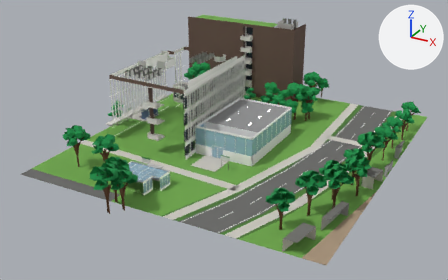
What one commit did to the FBX model unity/KatsushikaCampusDays/Assets/Models/Interiors/lab2.fbx.
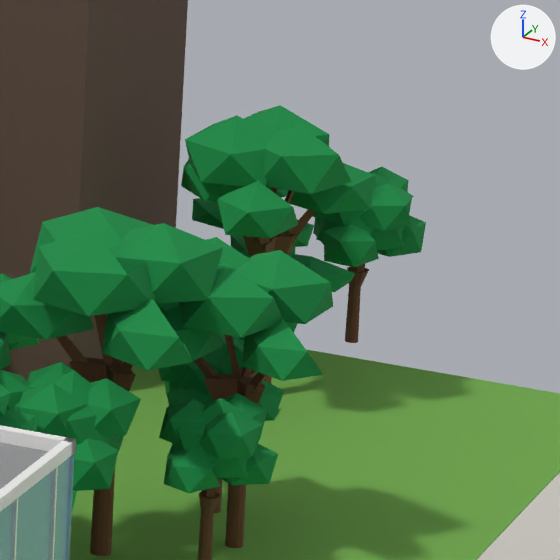
The first picture shows the older version from a 50 mm lens placed at (68.7, -118.5, 66.1), pointed at (-0.4, 7.1, 3.3). The close-ups show the older and then the newer version on the part from 63% to 77% of the width and 22% to 43% of the height of that picture. Only the edits that show in the close-ups are written down. Arrows for +X, +Y and +Z are at upper right; the lights stay in place. Where no turn or scale is listed for an object, it has been applied to the vertices.

The scene before the commit, as lines of its bpy script (objects in view):
```python
ob_ext_lab2 = bpy.data.objects.new('ext_lab2', me_ext_lab2)
ob_ext_lab2.location = (0.0, 0.0, 0.0)
ob_ext_lab2_trees = bpy.data.objects.new('ext_lab2_trees', me_ext_lab2_trees)
ob_ext_lab2_trees.location = (0.0, 0.0, 0.0)
ob_wall_lab2 = bpy.data.objects.new('wall_lab2', me_wall_lab2)
ob_wall_lab2.location = (0.0, 0.0, 0.0)
```
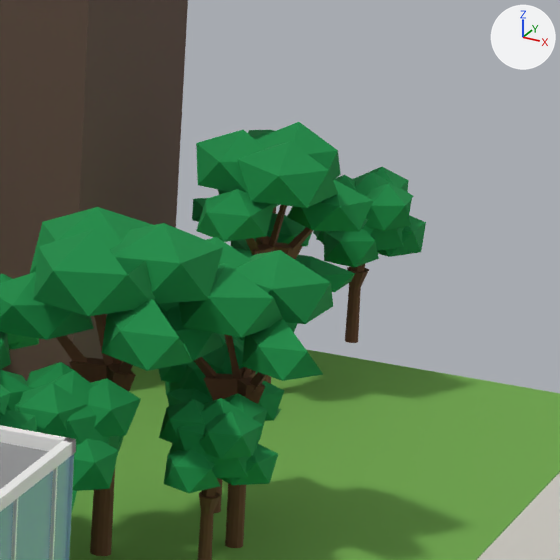
Pixel boxes (x1, y1, x2, y2) of what changed, in the close-ups (560 x 560 px; the box of a moved part takes in the faces that stretch with it):
'ext_lab2_trees', reshaped: before (0, 105, 426, 560); after (0, 122, 426, 560)
part 1 of me_ext_lab2_trees, moved or reshaped (not visible afterwards): before (260, 237, 271, 247)
part 2 of me_ext_lab2_trees, moved or reshaped (mostly hidden): before (285, 190, 294, 203); after (261, 236, 269, 245)
part 3 of me_ext_lab2_trees, moved or reshaped: before (286, 210, 315, 244); after (288, 227, 312, 251)
part 4 of me_ext_lab2_trees, rebuilt: before (264, 125, 351, 194); after (237, 142, 338, 208)
part 5 of me_ext_lab2_trees, rebuilt: before (288, 163, 375, 214); after (287, 180, 373, 231)
part 6 of me_ext_lab2_trees, rebuilt: before (243, 105, 329, 147); after (256, 122, 341, 180)
part 7 of me_ext_lab2_trees, moved or reshaped: before (181, 115, 298, 384); after (196, 130, 303, 384)

What changed in the scene script:
```text
Change me_ext_lab2_trees:
    used by ob_ext_lab2_trees; location = (0.0, 0.0, 0.0)
    remove me_ext_lab2_trees.from_pydata(...)  # 4872 vertices, 3744 faces; spans x -37.5..39.9, y -35.4..60.1, z 0.0..11.2
    add me_ext_lab2_trees.from_pydata(...)  # 4842 vertices, 3724 faces; spans x -37.5..39.9, y -35.4..60.1, z 0.0..11.2
    me_ext_lab2_trees part 1: the loose piece of 6 vertices spanning x 5.7..6.2, y 49.7..51.2, z 5.2..7.0 is multiplied about its middle by the matrix ((0.669, 0.638, -0.077), (-0.195, 0.308, 0.852), (0.612, -0.598, 0.356)), then moved by (-1.0, 2.4, -0.4)
    me_ext_lab2_trees part 2: the loose piece of 6 vertices spanning x 5.7..7.0, y 51.1..51.8, z 5.4..8.1 is multiplied about its middle by the matrix ((0.584, 0.456, -0.557), (-0.385, 0.804, 0.255), (0.609, 0.07, 0.696)), then moved by (-1.2, 0.5, -0.5)
    me_ext_lab2_trees part 3: the loose piece of 6 vertices spanning x 6.2..7.3, y 52.0..53.0, z 5.2..7.0 is multiplied about its middle by the matrix ((0.747, -0.376, 0.43), (0.559, 0.628, -0.421), (-0.118, 0.59, 0.722)), then moved by (0.2, -0.2, -0.5)
    me_ext_lab2_trees part 4: the loose piece of 10 vertices spanning x 5.3..8.5, y 49.6..53.0, z 7.8..9.6 is rebuilt with 10 vertices and now spans x 4.9..7.9, y 49.7..52.7, z 7.2..8.9
    me_ext_lab2_trees part 5: the loose piece of 10 vertices spanning x 6.0..8.7, y 51.8..54.2, z 6.5..8.0 is rebuilt with 10 vertices and now spans x 6.2..8.9, y 51.4..53.5, z 6.1..7.5
    me_ext_lab2_trees part 6: the loose piece of 10 vertices spanning x 3.8..7.3, y 51.0..54.5, z 7.8..9.6 is rebuilt with 10 vertices and now spans x 4.4..7.5, y 51.6..54.6, z 7.2..9.0
    me_ext_lab2_trees part 7: 20 vertices moved from x 5.5..6.1, y 50.9..51.9, z 2.7..5.6 to x 5.5..6.2, y 51.0..52.0, z 2.5..5.1; 48 vertices removed from x 2.4..7.4, y 48.1..53.5, z 2.7..9.7; 66 vertices added at x 3.2..6.7, y 48.9..54.8, z 2.5..8.9
    other edits to the shape of me_ext_lab2_trees do not show in these pictures
```
